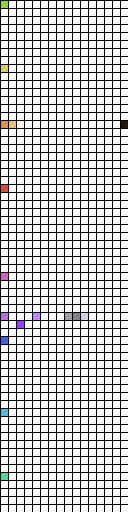
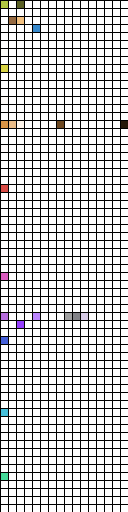
Before/after of a 128 × 512 layered artwork. What changed in the layer stack:
painted on "ColorPaletteFinal.png" over [1, 1, 64, 128]
